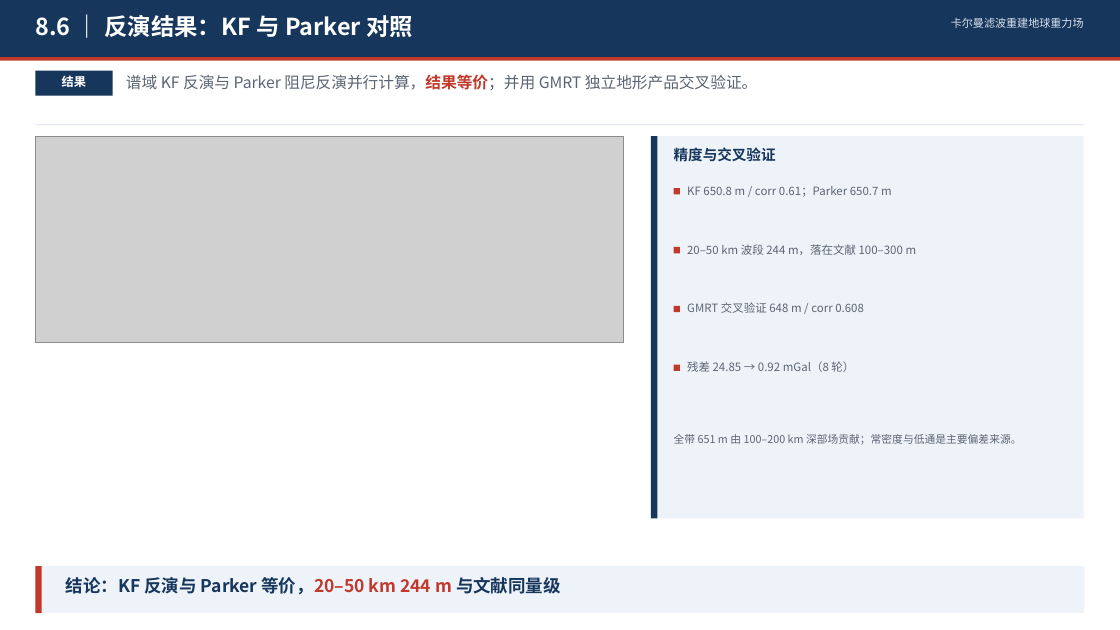
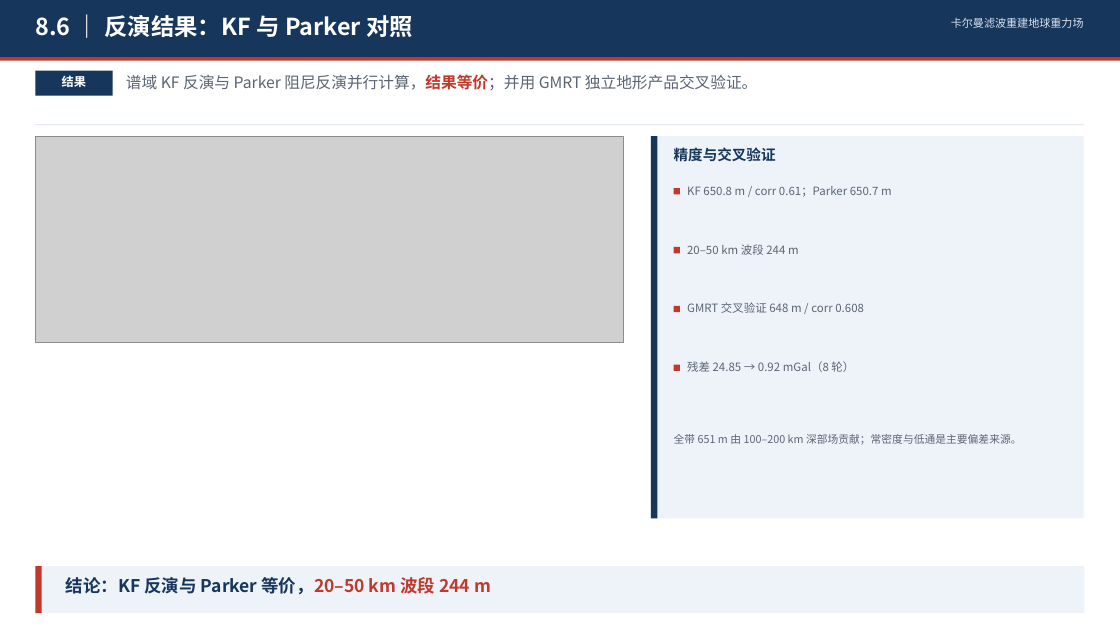
Before and after one commit to shuyunkai/kalman_gravity, a slide deck: slide 20 of ppt/卡尔曼滤波重建地球重力场_含研究内容.pptx (slide 18 before the commit). Drawn at 1120x630 pixels with LibreOffice and Linux fonts; fonts in the diff are those of the drawing; grey boxes stand for pictures. Boxes give left, top, right and bottom in pixels: in the first picture for what was removed or moved away, otherwise in the second. Text is boxed around its words. In the diff, an @@ line names an element or a change of style, - is before the commit and + after.

Commit message:
feat(ppt): 补断裂/反演含义页, 去掉比较句式
- 新增 1.3 断裂识别含义与意义, 1.4 海底地形反演含义与意义, 各配概念图
- 删除 8.5/8.6 中与公开研究比较的措辞
- 汇报稿 21 页, 结构 1.x 含义 -> 7.x 原理 -> 8.x 验证

```diff
--- a/ppt/卡尔曼滤波重建地球重力场_含研究内容.pptx
+++ b/ppt/卡尔曼滤波重建地球重力场_含研究内容.pptx
@@ text at bbox=[687, 244, 799, 255]: text changed @@
-20–50 km 波段 244 m，落在文献 100–300 m
+20–50 km 波段 244 m
@@ text at bbox=[66, 577, 491, 595]: text changed @@
-结论：KF 反演与 Parker 等价，20–50 km 244 m 与文献同量级
+结论：KF 反演与 Parker 等价，20–50 km 波段 244 m
```
Also in this commit, not shown: 1 other slide changed, 2 slides added, 5 other files.
